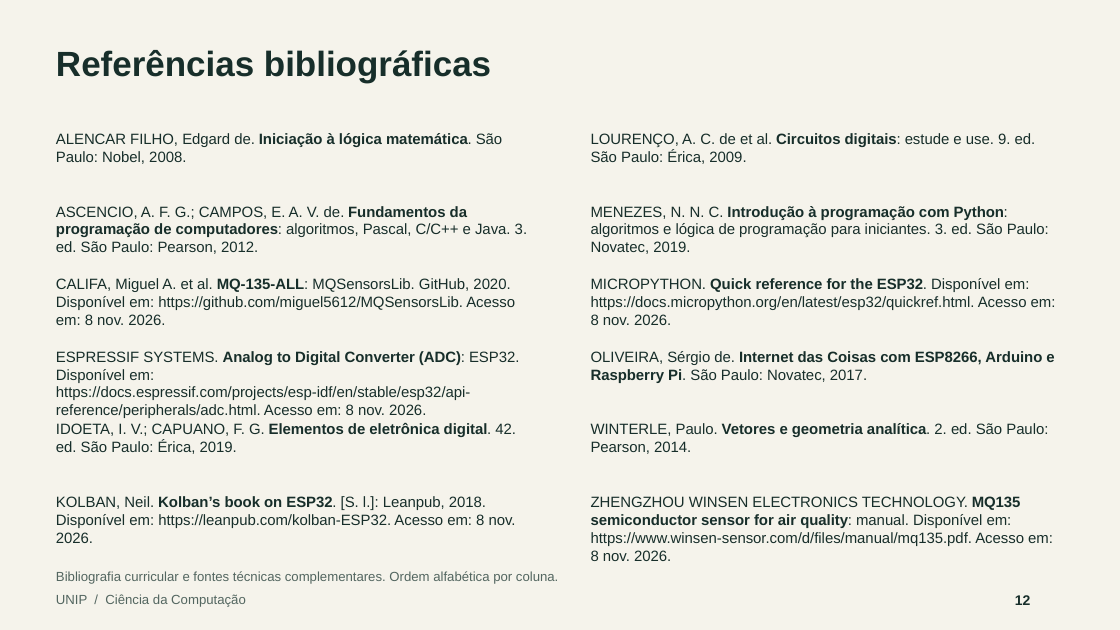
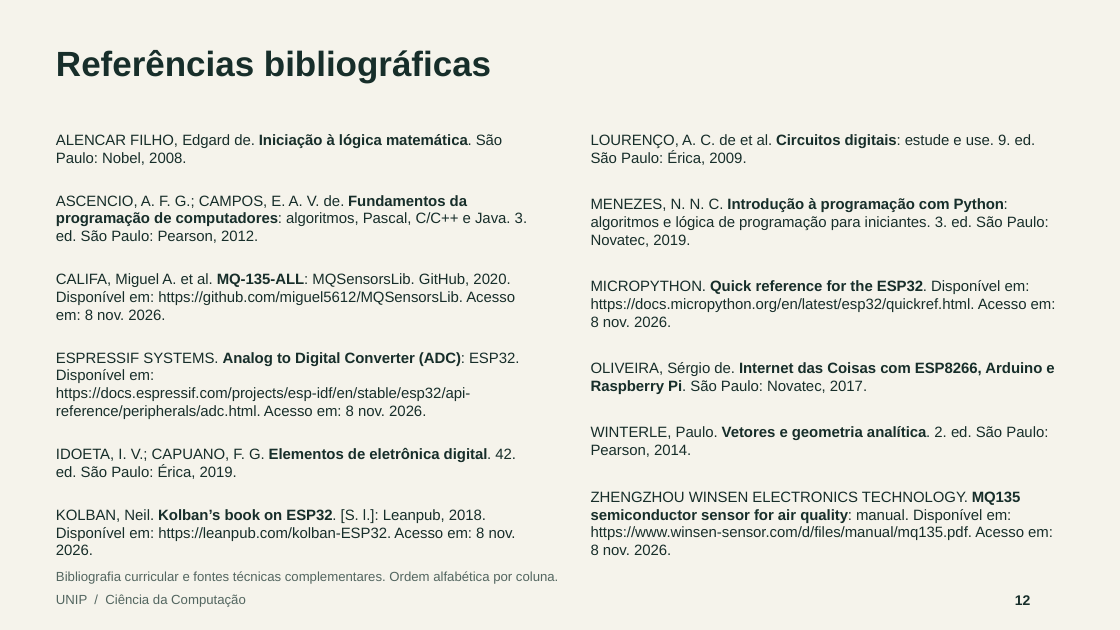
Before and after one commit to ChicooGuk/estacao-meteorologica, a slide deck: slide 12 of docs/apresentacao/apresentacao.pptx. Drawn at 1120x630 pixels with LibreOffice and Linux fonts; fonts in the diff are those of the drawing. Boxes give left, top, right and bottom in pixels: in the first picture for what was removed or moved away, otherwise in the second. Text is boxed around its words. In the diff, an @@ line names an element or a change of style, - is before the commit and + after.

```diff
--- a/docs/apresentacao/apresentacao.pptx
+++ b/docs/apresentacao/apresentacao.pptx
@@ text "ASCENCIO, A. F. G.; CAMPOS, ...": place and size @@
-text "ASCENCIO, A. F. G.; CAMPOS, ..." at [56, 206, 527, 254]
+text "ASCENCIO, A. F. G.; CAMPOS, ..." at [56, 195, 527, 243]
@@ 3 texts: place and size @@
-3 texts at [56, 206, 1053, 561]
+3 texts at [56, 198, 1053, 555]
@@ text "OLIVEIRA, Sérgio de. Internet das ...": place and size @@
-text "OLIVEIRA, Sérgio de. Internet das ..." at [591, 351, 1054, 383]
+text "OLIVEIRA, Sérgio de. Internet das ..." at [591, 362, 1054, 394]
@@ text "IDOETA, I. V.; CAPUANO, F. ...": place and size @@
-text "IDOETA, I. V.; CAPUANO, F. ..." at [56, 423, 516, 454]
+text "IDOETA, I. V.; CAPUANO, F. ..." at [56, 448, 516, 479]
@@ text "KOLBAN, Neil. Kolban’s book on ...": place and size @@
-text "KOLBAN, Neil. Kolban’s book on ..." at [56, 496, 516, 543]
+text "KOLBAN, Neil. Kolban’s book on ..." at [56, 509, 516, 555]
```
Also in this commit, not shown: 4 other slides changed, 1 other file.
